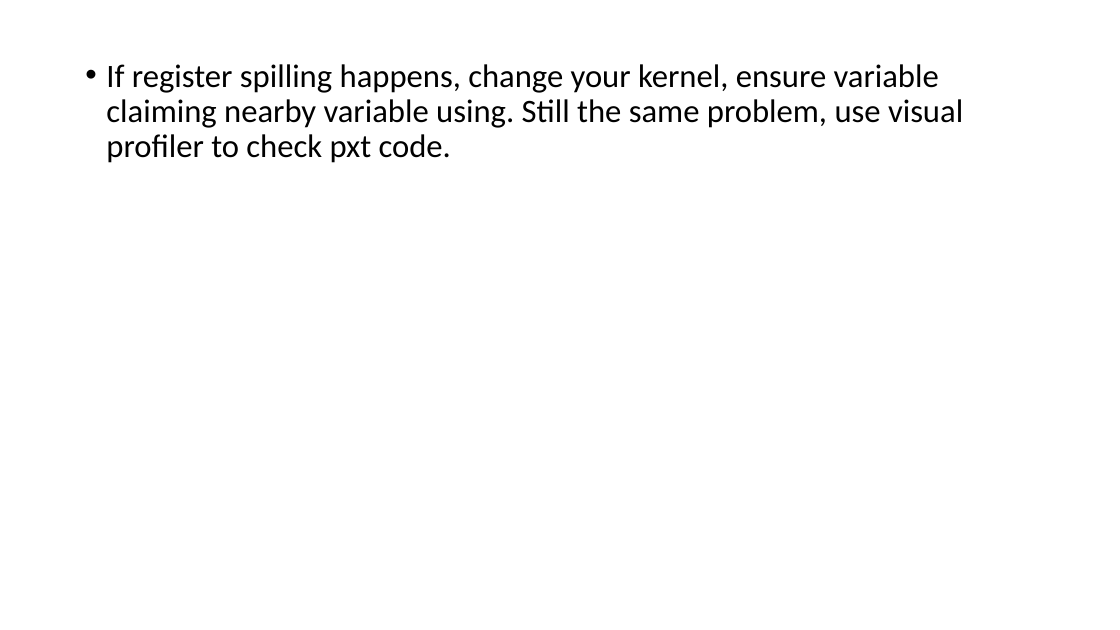
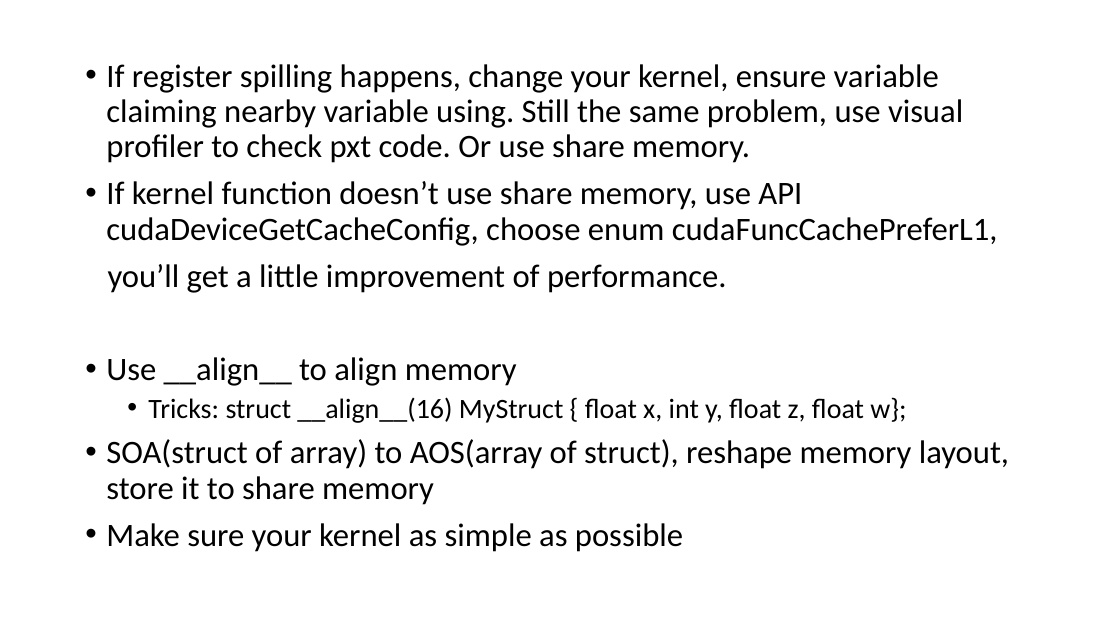
Before and after one commit to Dengjianping/JenkinsTest, a slide deck: slide 8 of cuda_leaning.pptx. Drawn at 1120x630 pixels with LibreOffice and Linux fonts; fonts in the diff are those of the drawing. Boxes give left, top, right and bottom in pixels: in the first picture for what was removed or moved away, otherwise in the second. Text is boxed around its words. In the diff, an @@ line names an element or a change of style, - is before the commit and + after.

```diff
--- a/cuda_leaning.pptx
+++ b/cuda_leaning.pptx
@@ text at <box>106,64,1009,552</box>: text changed @@
-• If register spilling happens, change your kernel, ensure variable claiming nearby variable using. Still the same problem, use visual profiler to check pxt code.
+• If register spilling happens, change your kernel, ensure variable claiming nearby variable using. Still the same problem, use visual profiler to check pxt code. Or use share memory.
+• If kernel function doesn’t use share memory, use API cudaDeviceGetCacheConfig, choose enum cudaFuncCachePreferL1,
+you’ll get a little improvement of performance.
+• Use __align__ to align memory
+  • Tricks: struct __align__(16) MyStruct { float x, int y, float z, float w};
+• SOA(struct of array) to AOS(array of struct), reshape memory layout, store it to share memory
+• Make sure your kernel as simple as possible
```
Also in this commit, not shown: 2 other slides changed, 1 slide added.
